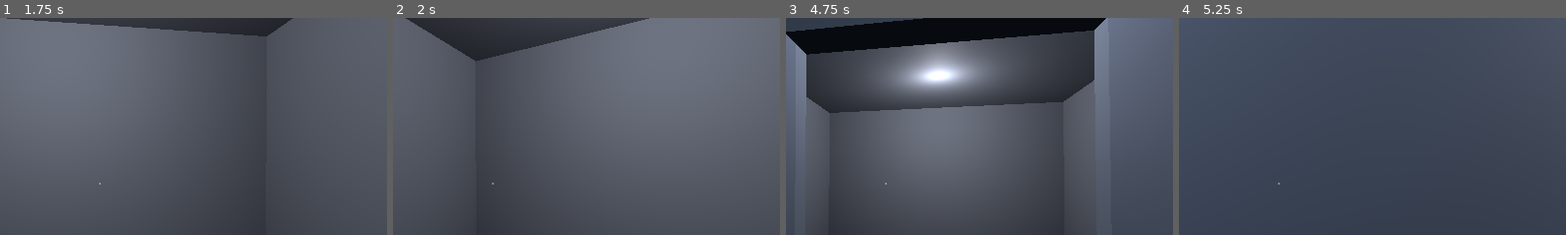
Above: before the commit, frames 1-4 (left to right).
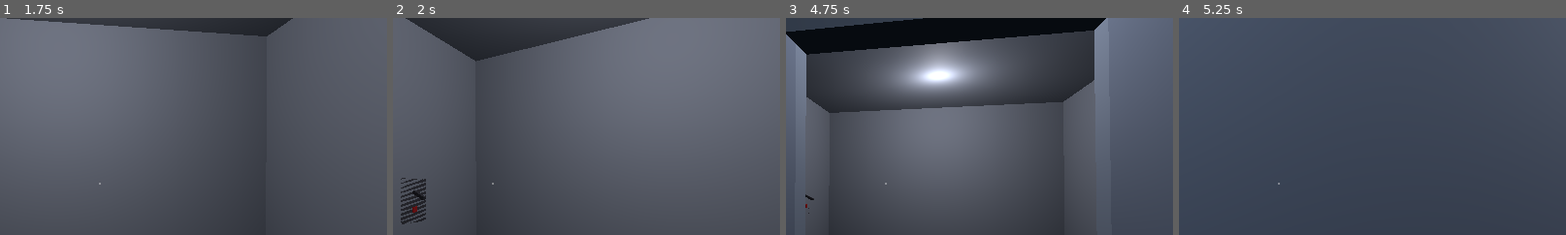
Above: after the commit, the same moments.

Repository: justeason/space-horror-game
Game: Godot game, scene res://scenes/main.tscn
Same seed, same stepped clock (60 frames per second), same inputs: the game is played once before the commit and once after it.
Inputs (mouse positions are % of the whole screen's width and height, from its top left):
- Up to frame 1 (1.75 s): tap Enter at 0.5 s; move the mouse to (55, 50) at 0.52 s; click (55, 50) at 0.67 s; move the mouse to (45, 50) at 1.27 s; click (45, 50) at 1.42 s
- Up to frame 2 (2 s): no input
- Up to frame 3 (4.75 s): move the mouse to (52, 48) at 2.02 s; click (52, 48) at 2.17 s; move the mouse to (49, 52) at 2.77 s; click (49, 52) at 2.92 s; tap Space at 3.5 s; move the mouse to (57, 51) at 3.52 s; click (57, 51) at 3.67 s; move the mouse to (42, 49) at 4.27 s; click (42, 49) at 4.42 s
- Up to frame 4 (5.25 s): move the mouse to (51, 50) at 5.02 s; click (51, 50) at 5.17 s
The pictures show only the part of the screen within x 37-87%, y 12-62%; the shares and areas given below are measured in that part.

Frame 1 is identical in both runs. In frame 2, 0.8% of the frame differs, in the area x 2-9%, y 73-96%; in frame 3, less than 0.1%; in frame 4, nothing differs.

Commit message:
Add M3 physical interaction system with first maintenance switch
Camera3D hosts a new InteractionController that raycasts the look
direction, offers a reusable interact() contract for future
interactables, and gives subtle reticle feedback on hover. It consumes
left-click only when a hover target exists, so node-based movement
(unchanged) continues to handle clicks with no interactable in view.

Co-Authored-By: Claude Sonnet 5 <noreply@anthropic.com>

Diff:
--- /dev/null
+++ b/scenes/interactables/maintenance_switch.tscn
@@ -0,0 +1,44 @@
+[gd_scene load_steps=7 format=3]
+
+[ext_resource type="Script" path="res://scripts/interactables/maintenance_switch.gd" id="1_switch"]
+
+[sub_resource type="BoxShape3D" id="BoxShape3D_collision"]
+size = Vector3(0.22, 0.42, 0.32)
+
+[sub_resource type="BoxMesh" id="BoxMesh_plate"]
+size = Vector3(0.06, 0.4, 0.3)
+
+[sub_resource type="StandardMaterial3D" id="StandardMaterial3D_plate"]
+albedo_color = Color(0.22, 0.22, 0.24, 1)
+roughness = 0.8
+metallic = 0.2
+
+[sub_resource type="BoxMesh" id="BoxMesh_lever"]
+size = Vector3(0.14, 0.03, 0.03)
+
+[sub_resource type="BoxMesh" id="BoxMesh_indicator"]
+size = Vector3(0.02, 0.05, 0.05)
+
+[node name="MaintenanceSwitch" type="StaticBody3D"]
+script = ExtResource("1_switch")
+
+[node name="Collision" type="CollisionShape3D" parent="."]
+transform = Transform3D(1, 0, 0, 0, 1, 0, 0, 0, 1, 0.02, 0, 0)
+shape = SubResource("BoxShape3D_collision")
+
+[node name="Plate" type="MeshInstance3D" parent="."]
+transform = Transform3D(1, 0, 0, 0, 1, 0, 0, 0, 1, -0.03, 0, 0)
+mesh = SubResource("BoxMesh_plate")
+surface_material_override/0 = SubResource("StandardMaterial3D_plate")
+
+[node name="LeverPivot" type="Node3D" parent="."]
+transform = Transform3D(1, 0, 0, 0, 1, 0, 0, 0, 1, 0, 0.08, 0)
+
+[node name="LeverMesh" type="MeshInstance3D" parent="LeverPivot"]
+transform = Transform3D(1, 0, 0, 0, 1, 0, 0, 0, 1, 0.07, 0, 0)
+mesh = SubResource("BoxMesh_lever")
+surface_material_override/0 = SubResource("StandardMaterial3D_plate")
+
+[node name="IndicatorLight" type="MeshInstance3D" parent="."]
+transform = Transform3D(1, 0, 0, 0, 1, 0, 0, 0, 1, 0.01, -0.08, 0)
+mesh = SubResource("BoxMesh_indicator")
--- a/scenes/main.tscn
+++ b/scenes/main.tscn
@@ -1,7 +1,8 @@
-[gd_scene load_steps=7 format=3]
+[gd_scene load_steps=8 format=3]
 
 [ext_resource type="PackedScene" path="res://scenes/player.tscn" id="1_player"]
 [ext_resource type="Script" path="res://scripts/navigation/movement_node.gd" id="2_node"]
+[ext_resource type="PackedScene" path="res://scenes/interactables/maintenance_switch.tscn" id="3_switch"]
 
 [sub_resource type="Environment" id="Environment_main"]
 background_mode = 1
@@ -107,6 +108,11 @@
 material = SubResource("StandardMaterial3D_wall")
 use_collision = true
 
+[node name="Interactables" type="Node3D" parent="."]
+
+[node name="MaintenanceSwitch" parent="Interactables" instance=ExtResource("3_switch")]
+transform = Transform3D(1, 0, 0, 0, 1, 0, 0, 0, 1, -2.0, 1.4, -1.0)
+
 [node name="Lights" type="Node3D" parent="."]
 
 [node name="Light_ControlRoom" type="OmniLight3D" parent="Lights"]
--- a/scenes/player.tscn
+++ b/scenes/player.tscn
@@ -1,8 +1,9 @@
-[gd_scene load_steps=4 format=3]
+[gd_scene load_steps=5 format=3]
 
 [ext_resource type="Script" path="res://scripts/player/movement_controller.gd" id="1_move"]
 [ext_resource type="Script" path="res://scripts/player/look_controller.gd" id="2_look"]
 [ext_resource type="Script" path="res://scripts/audio/footstep_player.gd" id="4_steps"]
+[ext_resource type="Script" path="res://scripts/player/interaction_controller.gd" id="5_interact"]
 
 [node name="Player" type="Node3D"]
 script = ExtResource("1_move")
@@ -14,6 +15,8 @@
 
 [node name="Camera3D" type="Camera3D" parent="LookPivot/PitchPivot"]
 fov = 72.0
+script = ExtResource("5_interact")
+reticle_path = NodePath("../../../HUD/Reticle")
 
 [node name="Footsteps" type="AudioStreamPlayer3D" parent="."]
 script = ExtResource("4_steps")
--- /dev/null
+++ b/scripts/interactables/maintenance_switch.gd
@@ -0,0 +1,45 @@
+extends StaticBody3D
+## A physical maintenance switch: look at it, click it, it flips between
+## ON and OFF. The lever physically rotates and a small indicator light
+## swaps between dim red and dim green. No text, no popup, no abstract UI.
+##
+## `interact()` is the only contract InteractionController requires —
+## any future interactable (buttons, panels, doors) just needs its own
+## version of this method.
+
+const LEVER_ANGLE_OFF := -0.45 # radians, ~-26 degrees
+const LEVER_ANGLE_ON := 0.45 # ~+26 degrees
+
+const COLOR_OFF := Color(0.45, 0.04, 0.04)
+const COLOR_ON := Color(0.05, 0.55, 0.1)
+const INDICATOR_EMISSION_ENERGY := 0.6
+
+@export var is_on: bool = false
+
+@onready var lever_pivot: Node3D = $LeverPivot
+@onready var indicator_mesh: MeshInstance3D = $IndicatorLight
+
+var _indicator_material: StandardMaterial3D
+
+
+func _ready() -> void:
+	# Created fresh per-instance (not shared via a scene sub-resource) so
+	# multiple switches can hold independent ON/OFF colors.
+	_indicator_material = StandardMaterial3D.new()
+	_indicator_material.emission_enabled = true
+	indicator_mesh.material_override = _indicator_material
+	_apply_state()
+
+
+func interact() -> void:
+	is_on = not is_on
+	_apply_state()
+
+
+func _apply_state() -> void:
+	lever_pivot.rotation.z = LEVER_ANGLE_ON if is_on else LEVER_ANGLE_OFF
+
+	var color := COLOR_ON if is_on else COLOR_OFF
+	_indicator_material.albedo_color = color
+	_indicator_material.emission = color
+	_indicator_material.emission_energy_multiplier = INDICATOR_EMISSION_ENERGY
--- /dev/null
+++ b/scripts/player/interaction_controller.gd
@@ -0,0 +1,82 @@
+extends Camera3D
+## Detects what the player is looking at and lets them click it.
+##
+## Camera3D sits deeper in the scene tree than Player
+## (Player/LookPivot/PitchPivot/Camera3D), so Godot delivers
+## `_unhandled_input` here BEFORE Player's movement_controller.gd sees it.
+## When there is a valid hover target, we call `interact()` on it and
+## consume the event via `set_input_as_handled()`, which stops it from
+## ever reaching the movement controller. When there is no hover target,
+## we leave the event alone, so movement_controller.gd's own
+## `_unhandled_input` still receives the click and handles movement
+## exactly as it did before this script existed.
+##
+## Anything the player can click just needs an `interact()` method —
+## there's no shared base class. This is the same duck-typed contract
+## the old movement-prompt system used.
+
+@export var interact_distance: float = 3.0
+
+## Path to the HUD reticle this controller subtly changes on hover.
+@export var reticle_path: NodePath
+
+@export var reticle_default_size: float = 3.0
+@export var reticle_default_alpha: float = 0.45
+@export var reticle_hover_size: float = 5.0
+@export var reticle_hover_alpha: float = 0.8
+
+var _reticle: ColorRect
+var _hovered: Object = null
+
+
+func _ready() -> void:
+	if reticle_path != NodePath():
+		_reticle = get_node(reticle_path) as ColorRect
+	_set_reticle_state(false)
+
+
+func _process(_delta: float) -> void:
+	var hovered := _raycast_hovered()
+	if hovered != _hovered:
+		_hovered = hovered
+		_set_reticle_state(_hovered != null)
+
+
+func _unhandled_input(event: InputEvent) -> void:
+	if Input.mouse_mode != Input.MOUSE_MODE_CAPTURED:
+		return
+	if event is InputEventMouseButton and event.pressed and event.button_index == MOUSE_BUTTON_LEFT:
+		if _hovered != null:
+			_hovered.interact()
+			get_viewport().set_input_as_handled()
+		# No hover target: event is left unhandled on purpose, so
+		# movement_controller.gd still receives it.
+
+
+func _raycast_hovered() -> Object:
+	var space_state := get_world_3d().direct_space_state
+	var origin := global_position
+	var target := origin - global_transform.basis.z * interact_distance
+
+	var query := PhysicsRayQueryParameters3D.create(origin, target)
+	var result := space_state.intersect_ray(query)
+
+	if result and result.has("collider"):
+		var collider = result["collider"]
+		if collider.has_method("interact"):
+			return collider
+	return null
+
+
+func _set_reticle_state(is_hovering: bool) -> void:
+	if _reticle == null:
+		return
+	var size: float = reticle_hover_size if is_hovering else reticle_default_size
+	var alpha: float = reticle_hover_alpha if is_hovering else reticle_default_alpha
+	var half := size * 0.5
+	_reticle.offset_left = -half
+	_reticle.offset_top = -half
+	_reticle.offset_right = half
+	_reticle.offset_bottom = half
+	var c := _reticle.color
+	_reticle.color = Color(c.r, c.g, c.b, alpha)
Not shown, added: scripts/interactables/maintenance_switch.gd.uid
Not shown, added: scripts/player/interaction_controller.gd.uid
